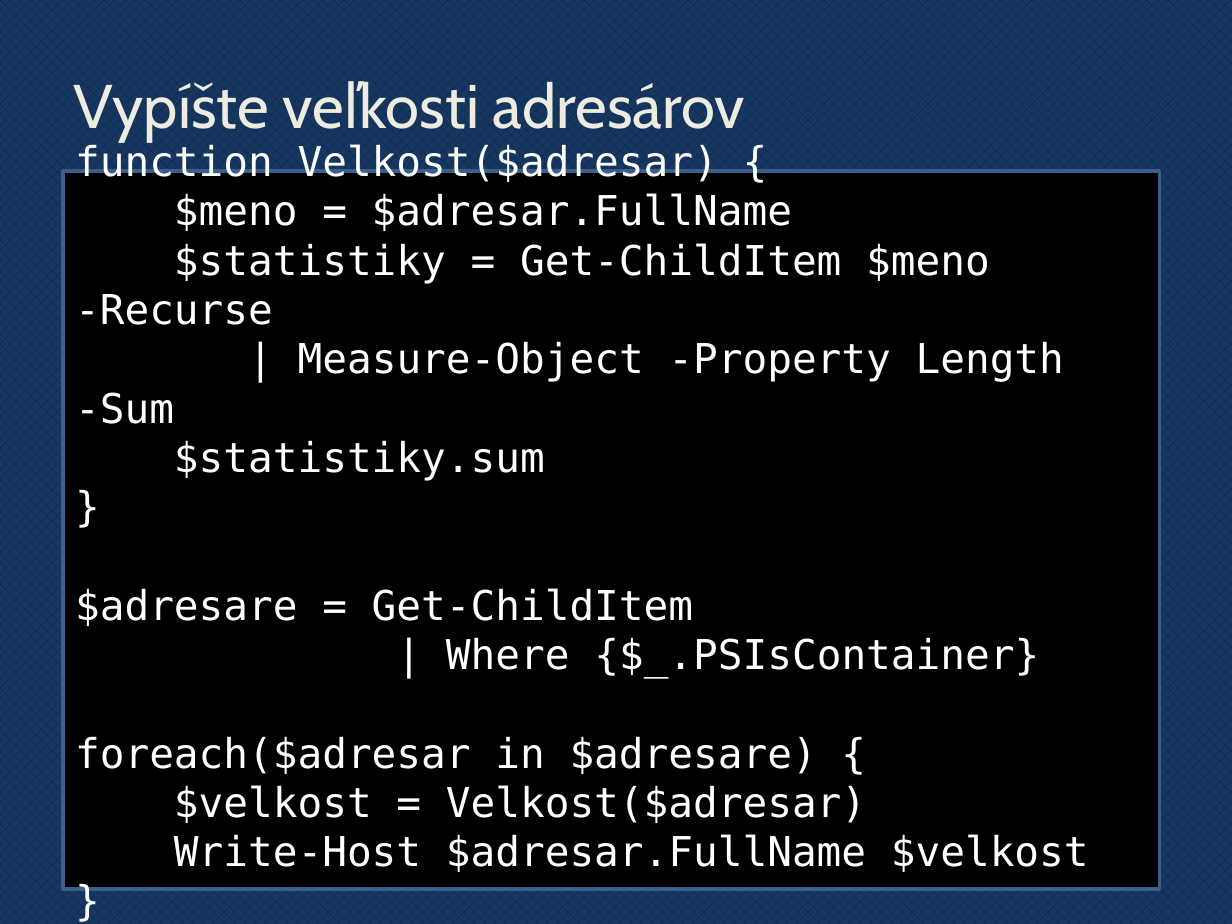
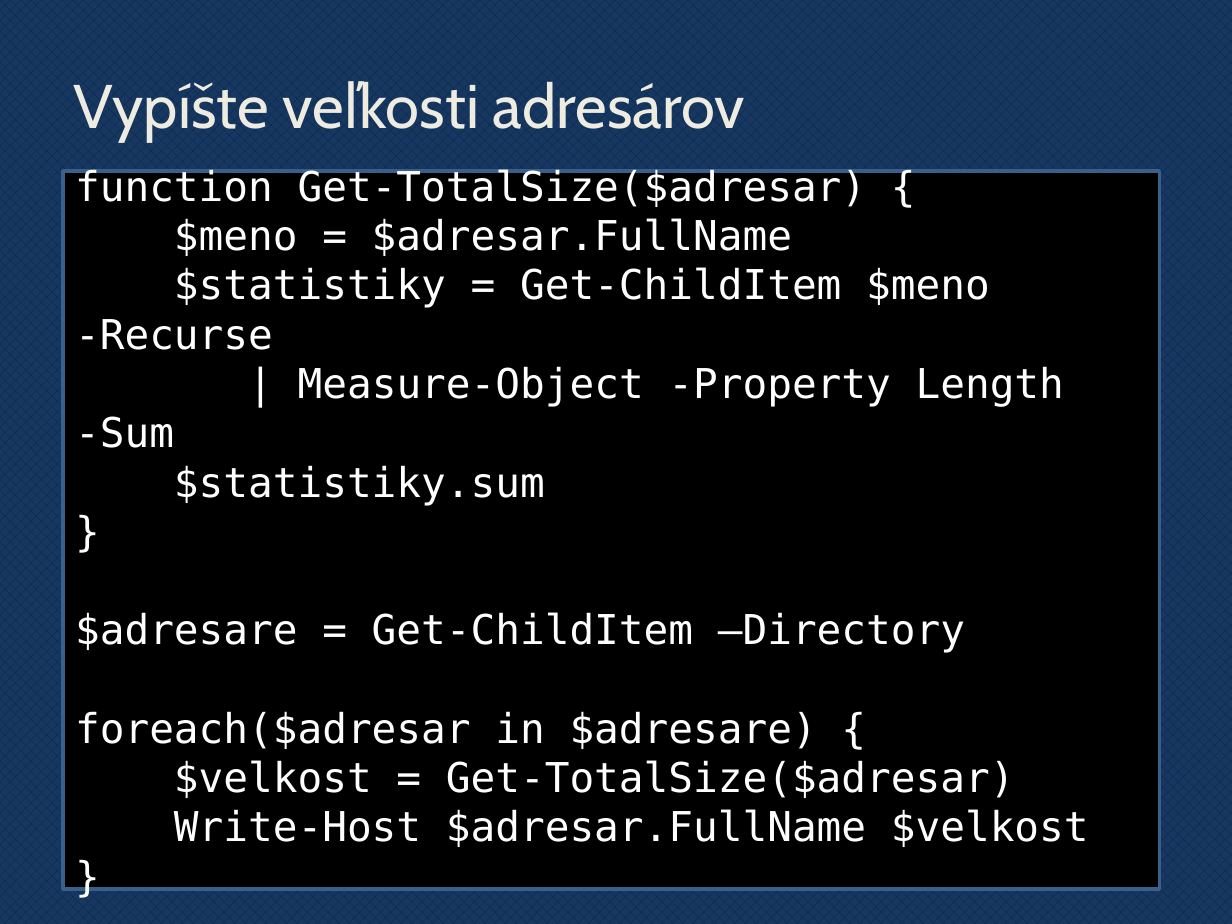
Before and after one commit to novotnyr/powershell-cvicebnica, a slide deck: slide 94 of slides/powershell.pptx. Drawn at 1232x924 pixels with LibreOffice and Linux fonts; fonts in the diff are those of the drawing; background and template pictures are left out. Boxes give left, top, right and bottom in pixels: in the first picture for what was removed or moved away, otherwise in the second. Text is boxed around its words. In the diff, an @@ line names an element or a change of style, - is before the commit and + after.

```diff
--- a/slides/powershell.pptx
+++ b/slides/powershell.pptx
@@ text in rectangle at (75,167,867,207): text changed @@
-function Velkost($adresar) {
+function Get-TotalSize($adresar) {
@@ text in rectangle at (75,612,965,653): text changed @@
-$adresare = Get-ChildItem
-| Where {$_.PSIsContainer}
+$adresare = Get-ChildItem —Directory
@@ text in rectangle at (174,760,1015,798): text changed @@
-$velkost = Velkost($adresar)
+$velkost = Get-TotalSize($adresar)
```
Also in this commit, not shown: 19 other slides changed, 2 slides added, 1 slide removed, 1 other file.
